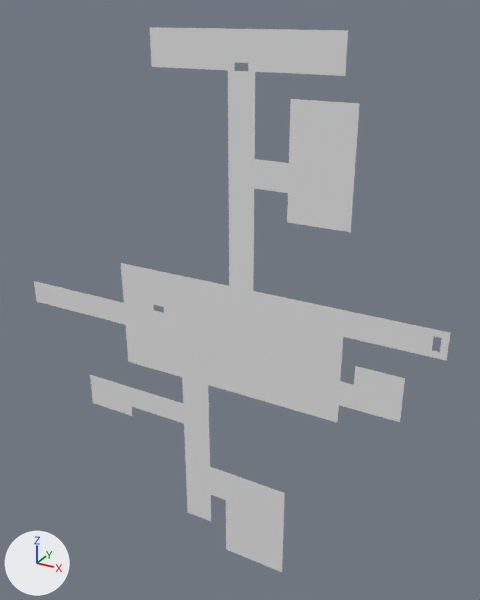
An edit to the OBJ model Assets/Tiled2Unity/Meshes/First part.obj, drawn before and after from the same camera.
Rendered twice from a 50 mm camera at (-15.0, -78.5, -6.6) aimed at (-60.5, 4.2, -48.0). Every picture has the same lights, and +X, +Y and +Z are marked at lower left. Where no turn or scale is listed for an object, it has been applied to the vertices.

Before the edit, the objects in view are built like this:
```python
me_first_part = bpy.data.meshes.new('First part')
me_first_part.from_pydata(...)  # 2007 vertices, 1738 faces; spans x -100.0..-28.0, y 0.0, z -95.0..-9.0
ob_first_part = bpy.data.objects.new('First part', me_first_part)
ob_first_part.location = (0.0, 0.0, 0.0)
```
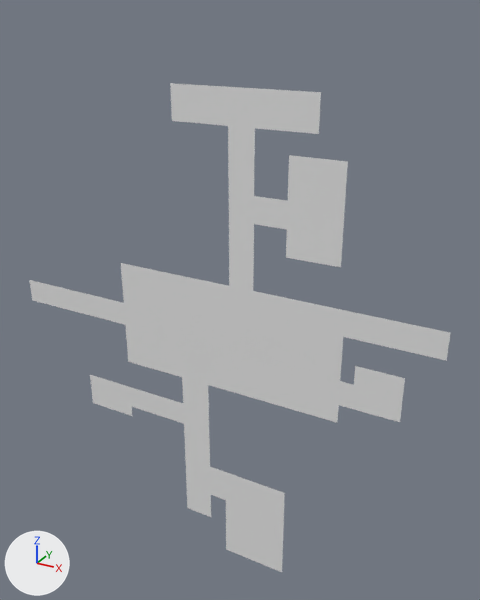
Location of each change, (x1, y1, x2, y2) in pixels of the pictures (480 x 600 px; the box of a moved part takes in the faces that stretch with it):
'First part', reshaped (10% shorter): before (34, 27, 451, 572); after (30, 83, 451, 572)
part 1 of me_first_part, moved or reshaped: before (150, 27, 360, 232); after (170, 83, 343, 267)
part 2 of me_first_part, deleted: before (187, 508, 211, 521)
part 3 of me_first_part, added: after (30, 280, 36, 301)

The edits, one by one:
me_first_part is used by ob_first_part; location (0.0, 0.0, 0.0).
me_first_part had 2007 vertices, 1738 faces and spanned x -100.0..-28.0, y 0.0, z -95.0..-9.0.
me_first_part now has 1900 vertices, 1653 faces and spans x -101.0..-28.0, y 0.0, z -95.0..-16.0.
me_first_part part 1: 3 vertices moved from x -60.0..-51.0, y 0.0, z -22.0..-15.0 to x -61.0..-52.0, y 0.0, z -21.0..-16.0; 251 vertices removed from x -72.0..-42.0, y 0.0, z -33.0..-9.0; 145 vertices added at x -69.0..-43.0, y 0.0, z -38.0..-16.0.
me_first_part part 2: 6 vertices removed from x -69.0..-64.0, y 0.0, z -90.0.
me_first_part part 3: 5 vertices added at x -101.0, y 0.0, z -55.0..-51.0.
